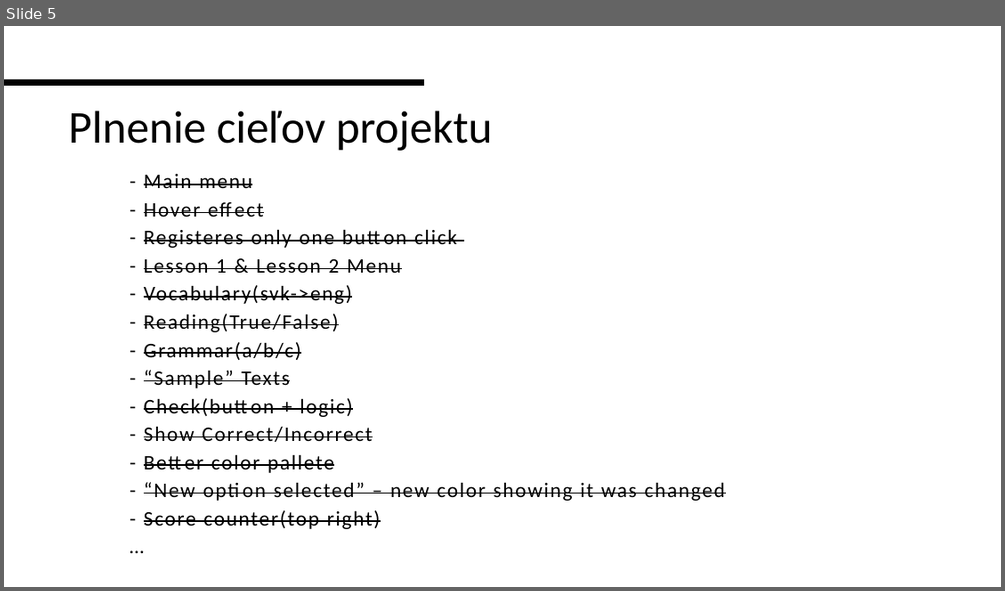
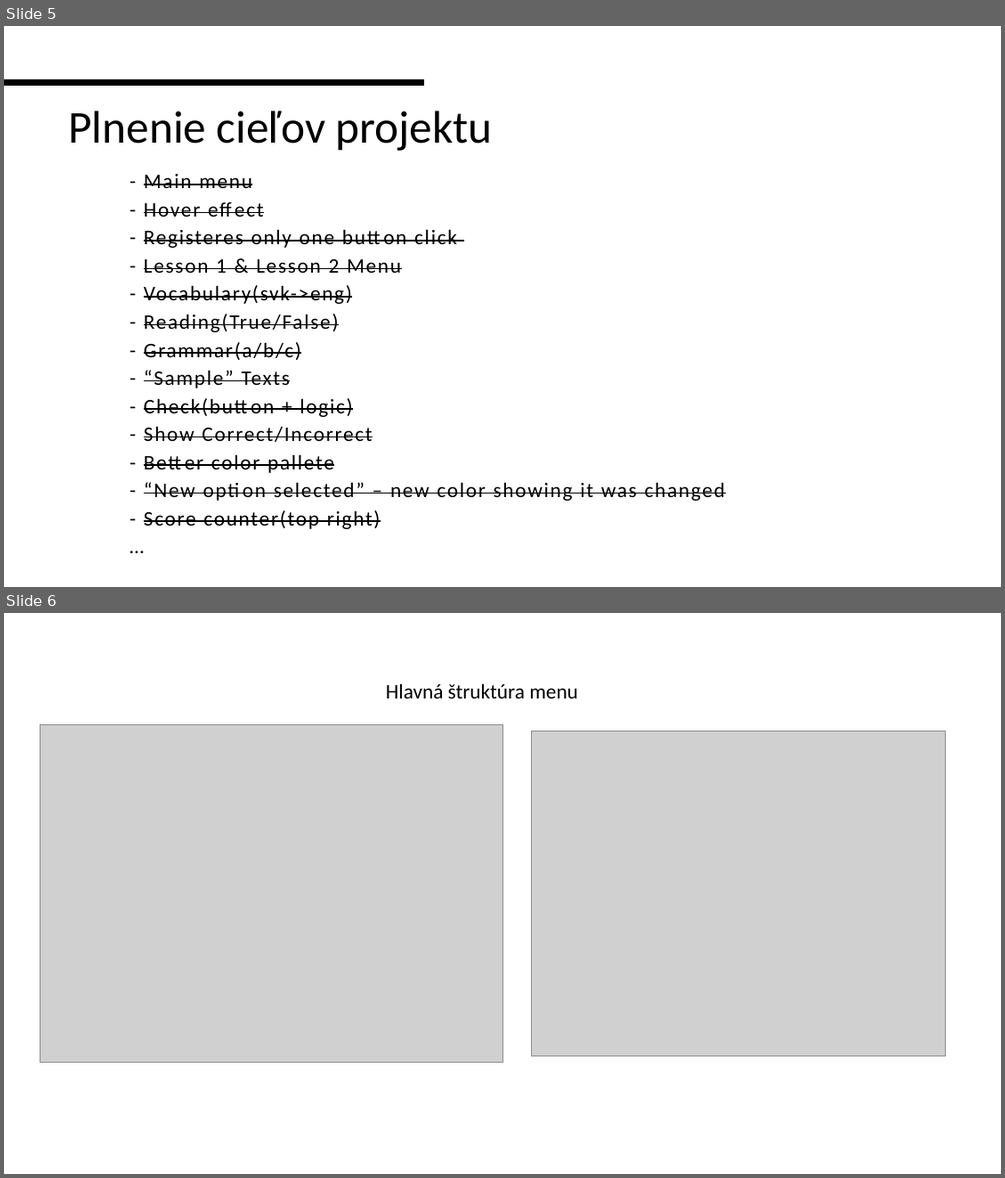
Before and after one commit to NotWizz/Tester, a slide deck: Tester.pptx. Shown one above the other, each under a label of ours: slide 5 before the commit, slides 5 and 6 after it. The pictures are 1005x591 and 1005x1178 pixels, drawn with LibreOffice and Linux fonts; fonts in the diff are those of the drawing; grey boxes stand for pictures. Boxes give left, top, right and bottom in pixels: in the first picture for what was removed or moved away, otherwise in the second. Text is boxed around its words. In the diff, an @@ line names an element or a change of style, - is before the commit and + after.

```diff
--- a/Tester.pptx
+++ b/Tester.pptx
@@ slide 6 added at (x1=4, y1=613, x2=1001, y2=1174), background #FFFFFF @@
@@ title added at (x1=386, y1=683, x2=578, y2=698), 30 pt, text #000000 @@
+Hlavná štruktúra menu
@@ picture added at (x1=40, y1=724, x2=502, y2=1062) @@
@@ picture added at (x1=532, y1=731, x2=945, y2=1056) @@
```
Also in this commit, not shown: 1 slide changed, 4 other slides added.
